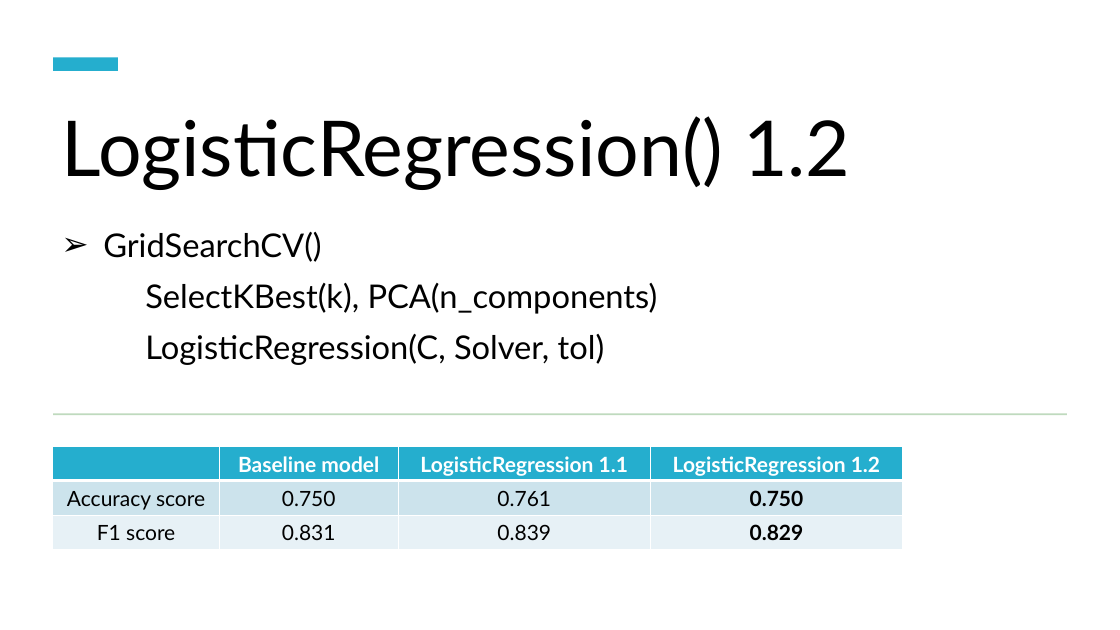
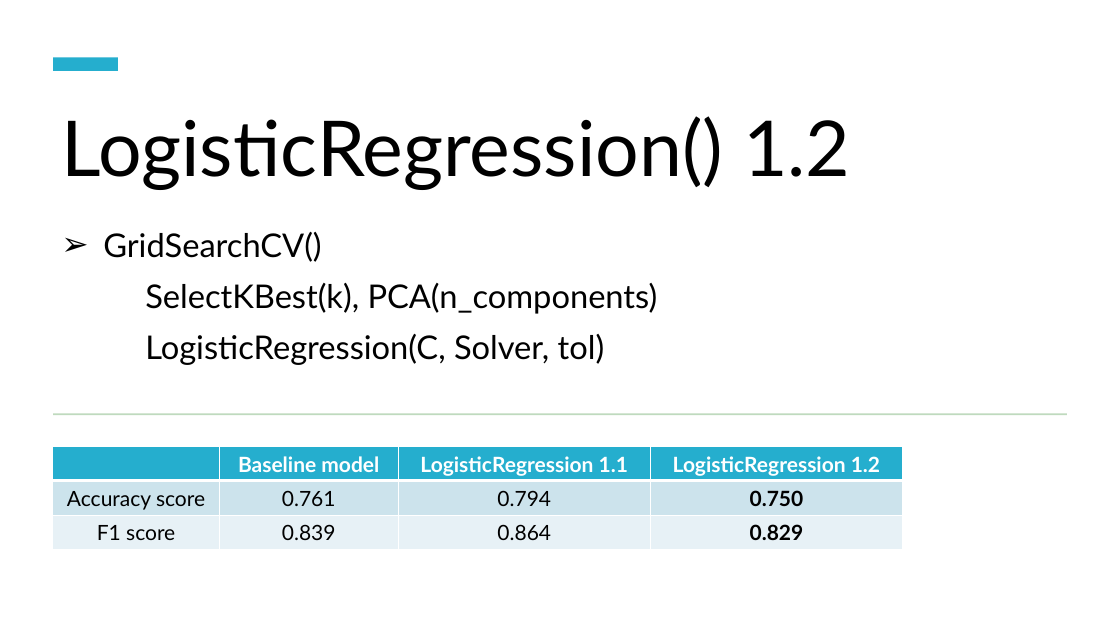
Before and after one commit to fedalza/lighthouse-data-notes, a slide deck: slide 9 of Week_7/Day_4/MiniIV.pptx. Drawn at 1120x630 pixels with LibreOffice and Linux fonts; fonts in the diff are those of the drawing. Boxes give left, top, right and bottom in pixels: in the first picture for what was removed or moved away, otherwise in the second. Text is boxed around its words. In the diff, an @@ line names an element or a change of style, - is before the commit and + after.

```diff
--- a/Week_7/Day_4/MiniIV.pptx
+++ b/Week_7/Day_4/MiniIV.pptx
@@ table at (53, 447, 902, 549) @@
-row 2, column 2: 0.750
+row 2, column 2: 0.761
-row 2, column 3: 0.761
+row 2, column 3: 0.794
-row 3, column 2: 0.831
+row 3, column 2: 0.839
-row 3, column 3: 0.839
+row 3, column 3: 0.864
```
Also in this commit, not shown: 7 other slides changed, 19 other files.
